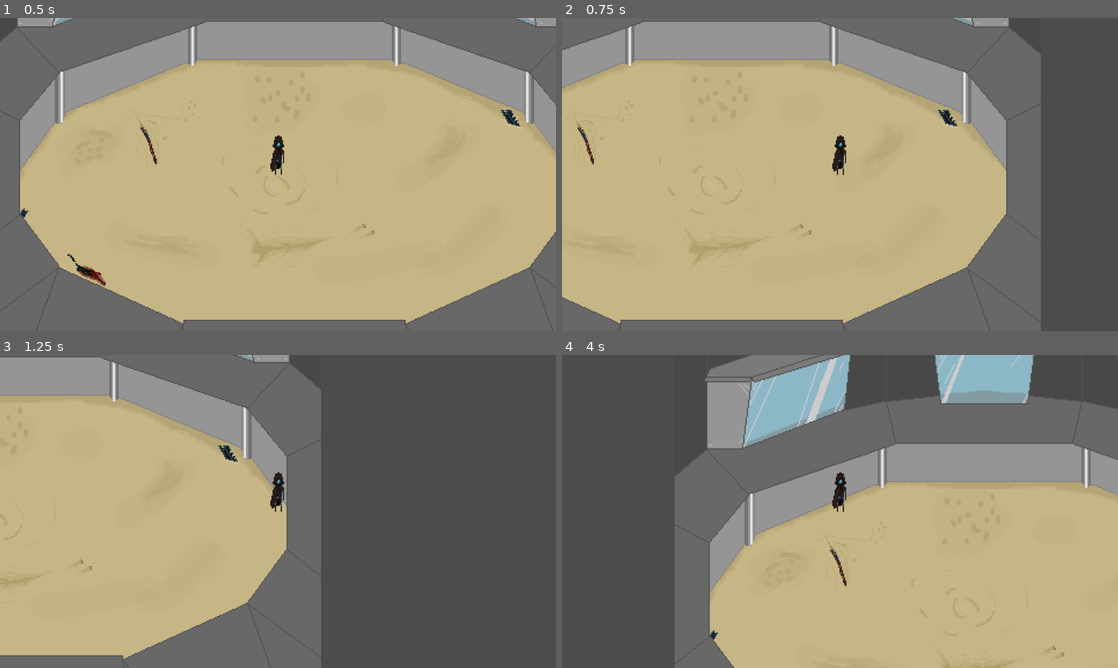
Above: before the commit, frames 1-4 (two rows, left to right).
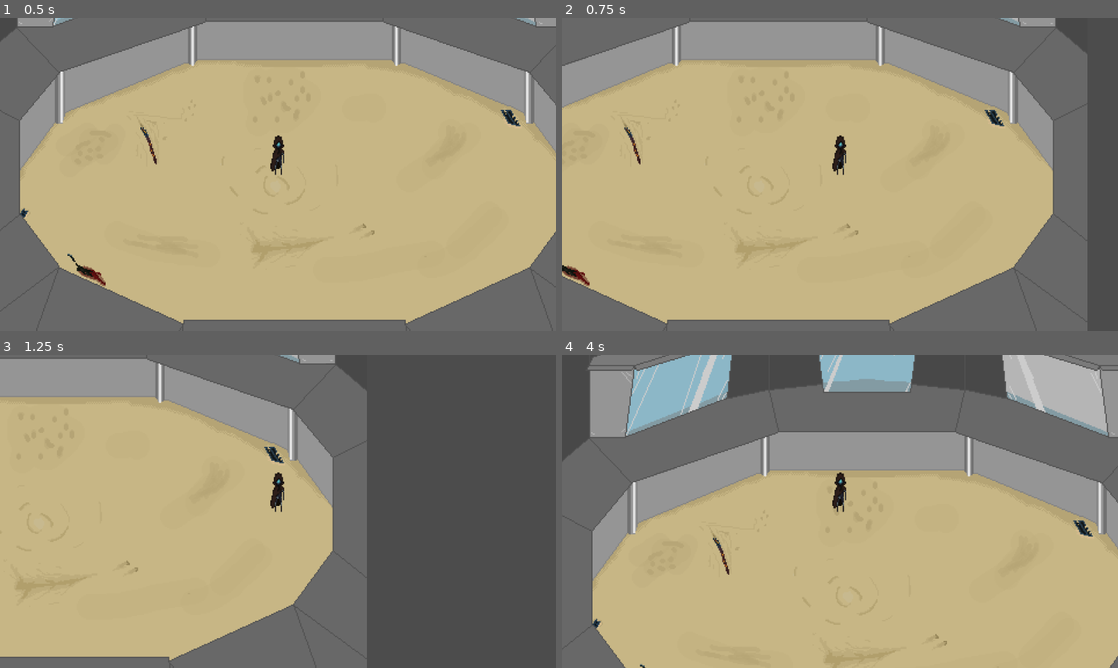
Above: after the commit, the same moments.

Repository: BeaverNotACat/Iudus-Project
Game: Godot game, scene res://World.tscn
Two runs of this game, one before a commit and one after it. Both use one fixed random seed, a clock stepped at 60 frames per second and the inputs below.
Inputs:
- Up to frame 1 (0.5 s): no input
- Up to frame 2 (0.75 s): tap Enter at 0.5 s; hold D (ui_right) from 0.53 s (still down); tap Space (dash) at 0.6 s
- Up to frame 3 (1.25 s): keep holding D (ui_right)
- Up to frame 4 (4 s): release D (ui_right) at 1.28 s; hold S (ui_down) 1.28-2.03 s; tap Space (dash) every 0.75 s from 1.35 to 3.6 s; hold D (ui_right) 2.03-2.78 s; hold W (ui_up) 2.78-3.53 s; hold A (ui_left) from 3.53 s (still down)

Frame 1 is identical in both runs. In frame 2, 22% of the frame differs, in the area x 0-95%, y 0-100%; in frame 3, 18%; in frame 4, 51%, in the area x 0-100%, y 0-100%.

Commit message:
Исправления физики гг
Убрал все остальные варианты перемещения, и смирился с еблей стен
Плюс убрал лишние домножения на время между кадрами

Diff:
--- a/Character/Character.gd
+++ b/Character/Character.gd
@@ -1,16 +1,16 @@
 extends KinematicBody2D
 
 #Константные значения для физики
-export var ACCELERATION = 2500
+export var ACCELERATION = 25
 export var MAX_SPEED = 150
 export var FRICTION = 0.57
-export var DASH_SPEED = 10000
+export var DASH_SPEED = 100
 export var DASH_LENGHT = 0.2
 
 #Вспомогательные глобальные переменные
 var state = MOVE
 var velocity = Vector2.ZERO
-var DASH_DIRECTION #ОТ этой надо избавится
+var DASH_DIRECTION #ОТ этой надо избавится (Хотя я не придумал как сделать лучше, так что пусть будет~~)
 
 #Список состояний
 enum{
@@ -33,7 +33,7 @@
 			move_character(delta)
 			get_action_input(delta)
 		DASH:
-			dash_state(delta, DASH_DIRECTION)
+			dash_state(DASH_DIRECTION)
 			get_action_input(delta)
 	print(velocity)
 ########################
@@ -55,17 +55,15 @@
 #Двигнаем спрайт спрайт по физике плюс обрабатываем коллизии
 func move_character(delta):
 	if get_move_direction(delta) != Vector2.ZERO:
-		#velocity += get_move_direction(delta) * ACCELERATION * delta
-		#velocity = velocity.clamped(MAX_SPEED)
+		velocity = velocity.clamped(MAX_SPEED)
 		velocity = velocity.move_toward(MAX_SPEED * get_move_direction(delta), ACCELERATION)
-		#velocity = velocity.linear_interpolate(get_move_direction(delta)* MAX_SPEED , FRICTION)
 	else:
 		velocity = velocity.linear_interpolate(Vector2.ZERO, FRICTION)
 	velocity = move_and_slide(velocity)
 
 #Двигаем спрайт со скоростью дэша
-func dash_state(delta, move_direction):
-	velocity += move_direction * DASH_SPEED * delta
+func dash_state(move_direction):
+	velocity += move_direction * DASH_SPEED
 	velocity = move_and_slide(velocity)
 
 #Возвращаемся в стандартное состояние, по истечениюю таймера
